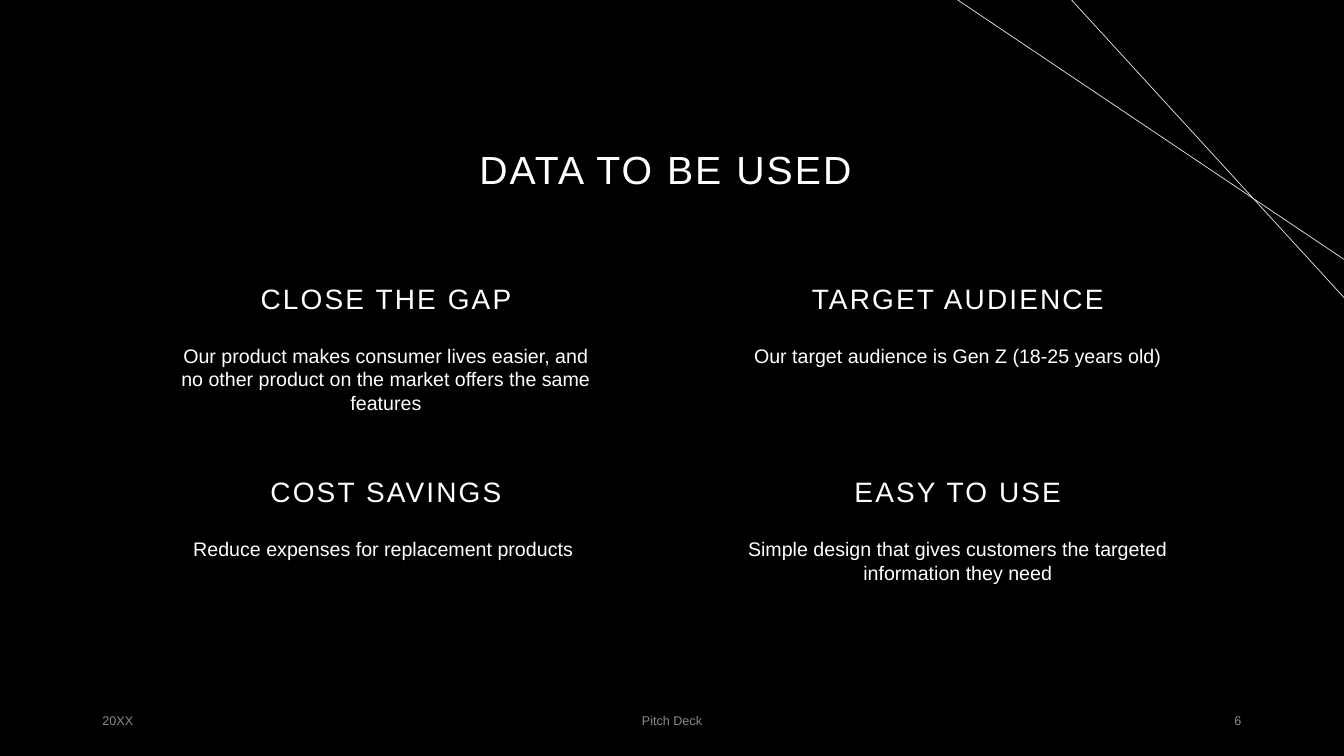
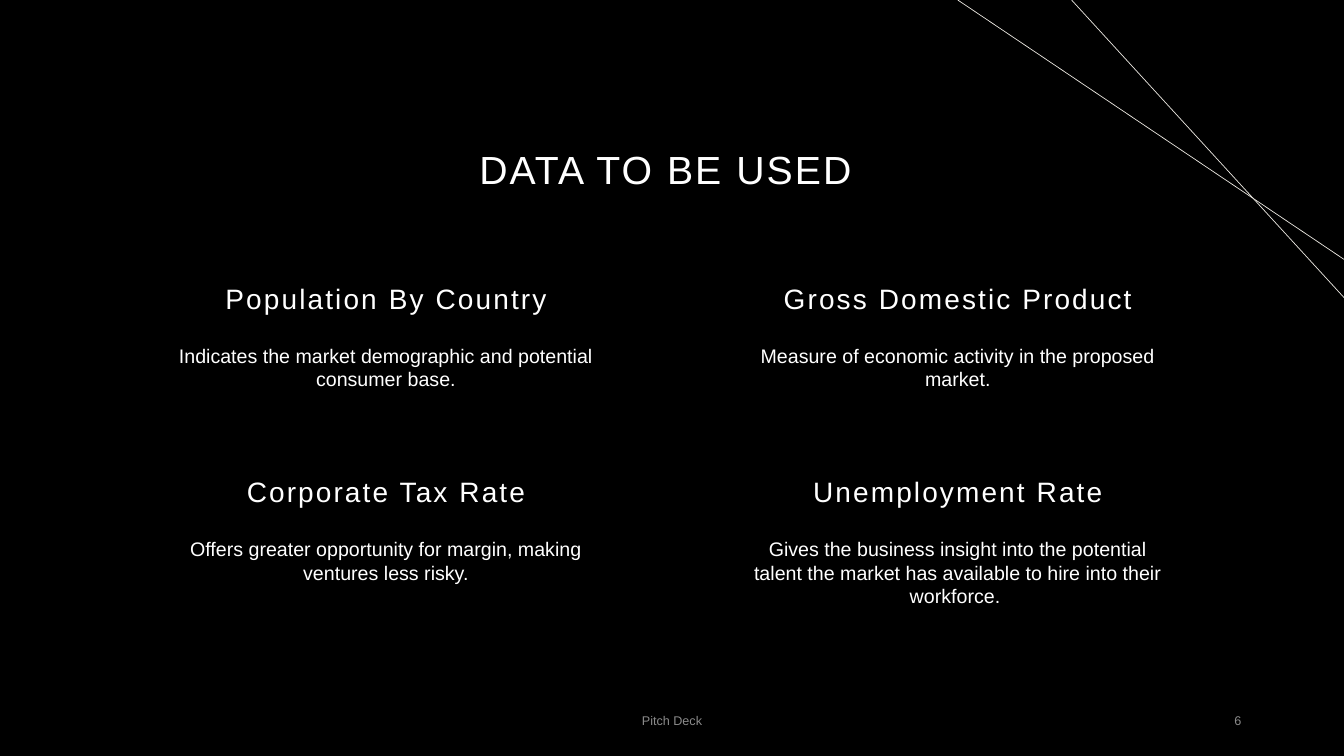
Before and after one commit to Kaneaug/DAproject, a slide deck: slide 6 of DAPowerpoint.pptx. Drawn at 1344x756 pixels with LibreOffice and Linux fonts; fonts in the diff are those of the drawing. Boxes give left, top, right and bottom in pixels: in the first picture for what was removed or moved away, otherwise in the second. Text is boxed around its words. In the diff, an @@ line names an element or a change of style, - is before the commit and + after.

```diff
--- a/DAPowerpoint.pptx
+++ b/DAPowerpoint.pptx
@@ text at bbox=[225, 288, 547, 314]: text changed @@
-CLOSE THE GAP
+Population By Country
@@ text at bbox=[784, 288, 1131, 310]: text changed @@
-TARGET AUDIENCE
+Gross Domestic Product
@@ text at bbox=[179, 348, 592, 387]: text changed @@
-Our product makes consumer lives easier, and no other product on the market offers the same features
+Indicates the market demographic and potential consumer base.
@@ text at bbox=[761, 348, 1154, 387]: text changed @@
-Our target audience is Gen Z (18-25 years old)
+Measure of economic activity in the proposed market.
@@ text at bbox=[247, 482, 525, 507]: text changed @@
-COST SAVINGS
+Corporate Tax Rate
@@ text at bbox=[813, 481, 1102, 507]: text changed @@
-EASY TO USE
+Unemployment Rate
@@ text at bbox=[190, 541, 581, 584]: text changed @@
-Reduce expenses for replacement products
+Offers greater opportunity for margin, making ventures less risky.
@@ text at bbox=[754, 541, 1161, 604]: text changed @@
-Simple design that gives customers the targeted information they need
+Gives the business insight into the potential talent the market has available to hire into their workforce.
@@ text removed at bbox=[102, 716, 133, 725] @@
-20XX
```
Also in this commit, not shown: 5 other slides changed, 5 slides added, 14 slides removed, 4 other files.
